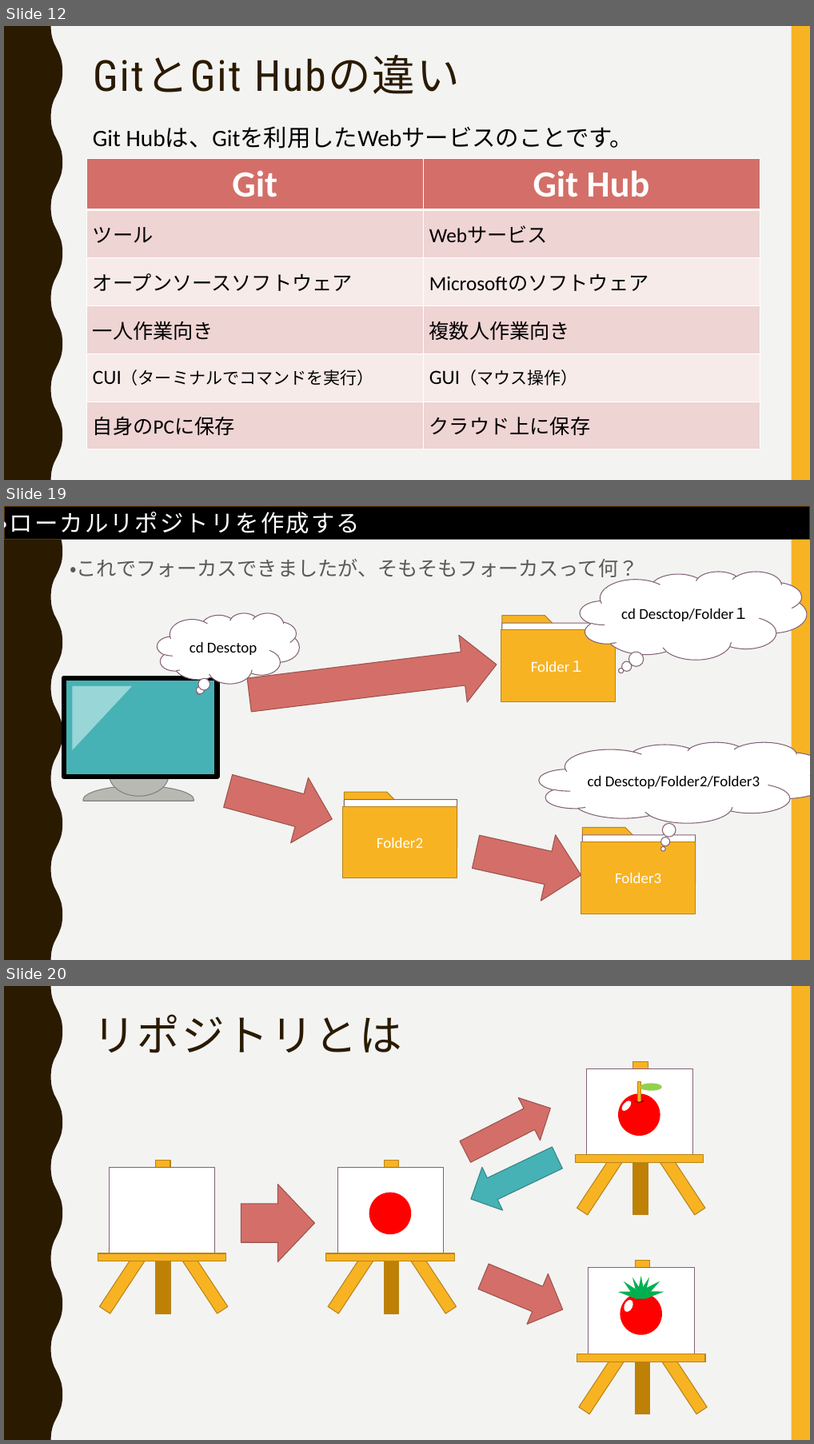
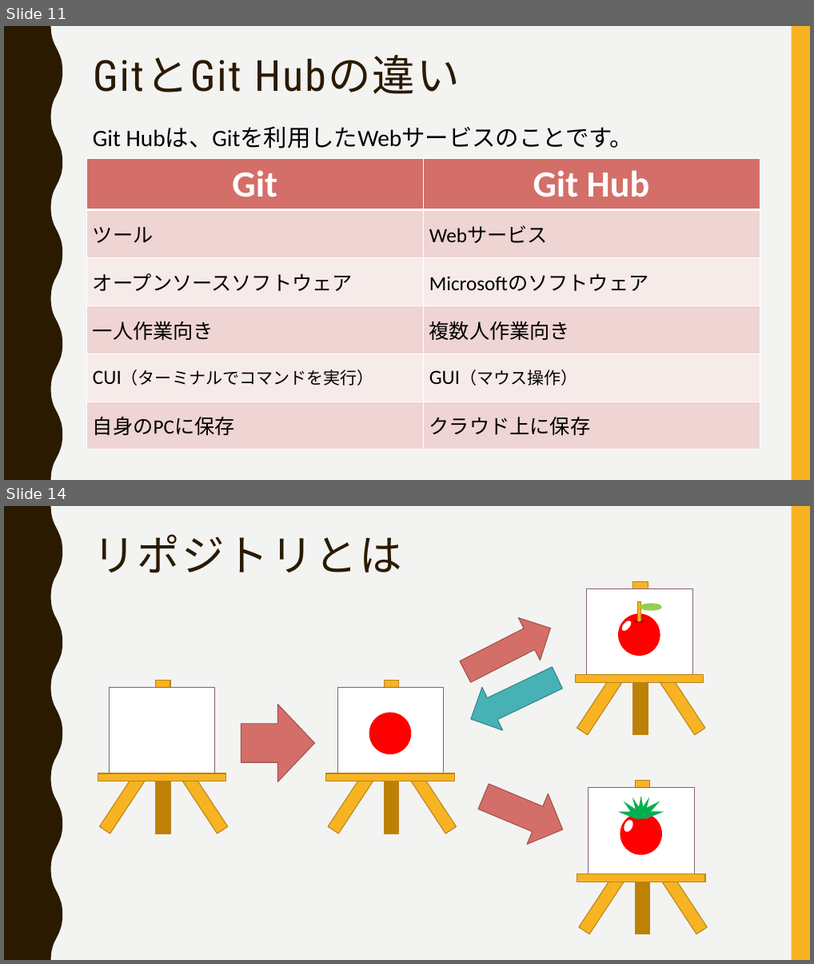
Before and after one commit to FIY24554/git_test, a slide deck: githubについて.pptx. Shown one above the other, each under a label of ours: slides 12, 19 and 20 before the commit, slides 11 and 14 after it; the slides between them are not shown. The pictures are 814x1444 and 814x964 pixels, drawn with LibreOffice and Linux fonts; fonts in the diff are those of the drawing. Boxes give left, top, right and bottom in pixels: in the first picture for what was removed or moved away, otherwise in the second. Text is boxed around its words. In the diff, an @@ line names an element or a change of style, - is before the commit and + after.

```diff
--- a/githubについて.pptx
+++ b/githubについて.pptx
@@ slide 19 removed at box(4, 506, 810, 960), background #F3F3F2; not listed: 2 template elements that a slide beside it also shows @@
@@ rectangle removed at box(4, 506, 810, 540) @@
@@ text removed at box(4, 508, 360, 538) @@
-・ローカルリポジトリを作成する
@@ text removed at box(70, 559, 638, 581) @@
-・これでフォーカスできましたが、そもそもフォーカスって何？
@@ thought cloud removed at box(581, 572, 807, 660) @@
-cd Desctop/Folder１
@@ thought cloud removed at box(157, 613, 299, 684) @@
-cd Desctop
@@ pentagon arrow removed at box(502, 616, 563, 652) @@
@@ folded corner removed at box(502, 623, 616, 681) @@
@@ right arrow removed at box(246, 631, 501, 728) @@
@@ rectangle removed at box(502, 630, 616, 702) @@
-Folder１
@@ group removed at box(64, 678, 218, 800): 1 freeform shape, 1 ellipse, 1 rectangle, 1 right triangle @@
@@ thought cloud removed at box(539, 742, 810, 823) @@
-cd Desctop/Folder2/Folder3
@@ right arrow removed at box(219, 758, 341, 852) @@
@@ pentagon arrow removed at box(345, 792, 406, 828) @@
@@ rectangle removed at box(342, 806, 457, 878) @@
-Folder2
@@ folded corner removed at box(345, 800, 458, 857) @@
@@ right arrow removed at box(469, 819, 588, 908) @@
@@ pentagon arrow removed at box(583, 828, 644, 864) @@
@@ folded corner removed at box(583, 835, 696, 893) @@
@@ rectangle removed at box(582, 842, 696, 914) @@
-Folder3
@@ what was slide 12 is now slide 11 @@
@@ what was slide 20 is now slide 14 @@
```
Also in this commit, not shown: 1 slide changed, 5 other slides removed.
